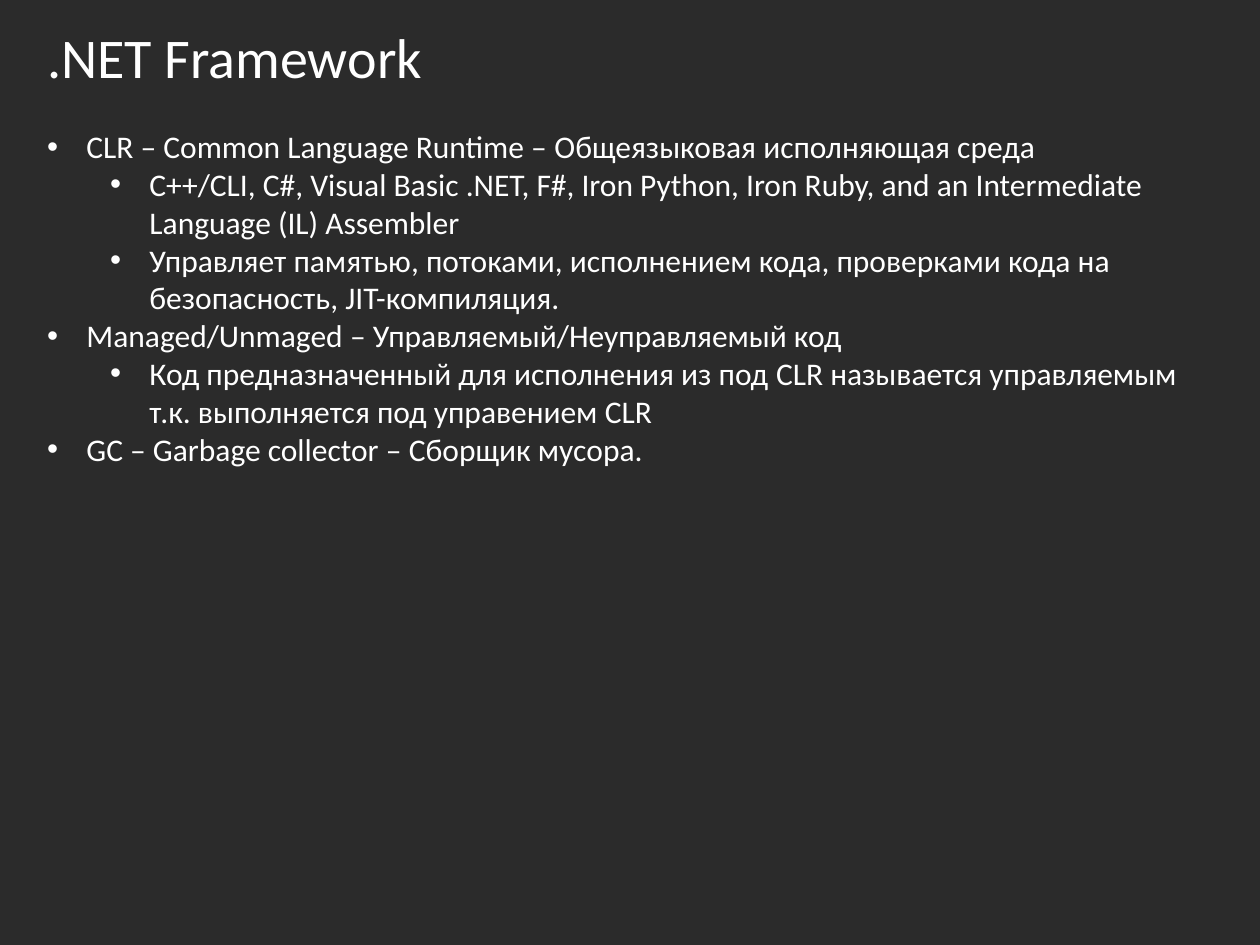
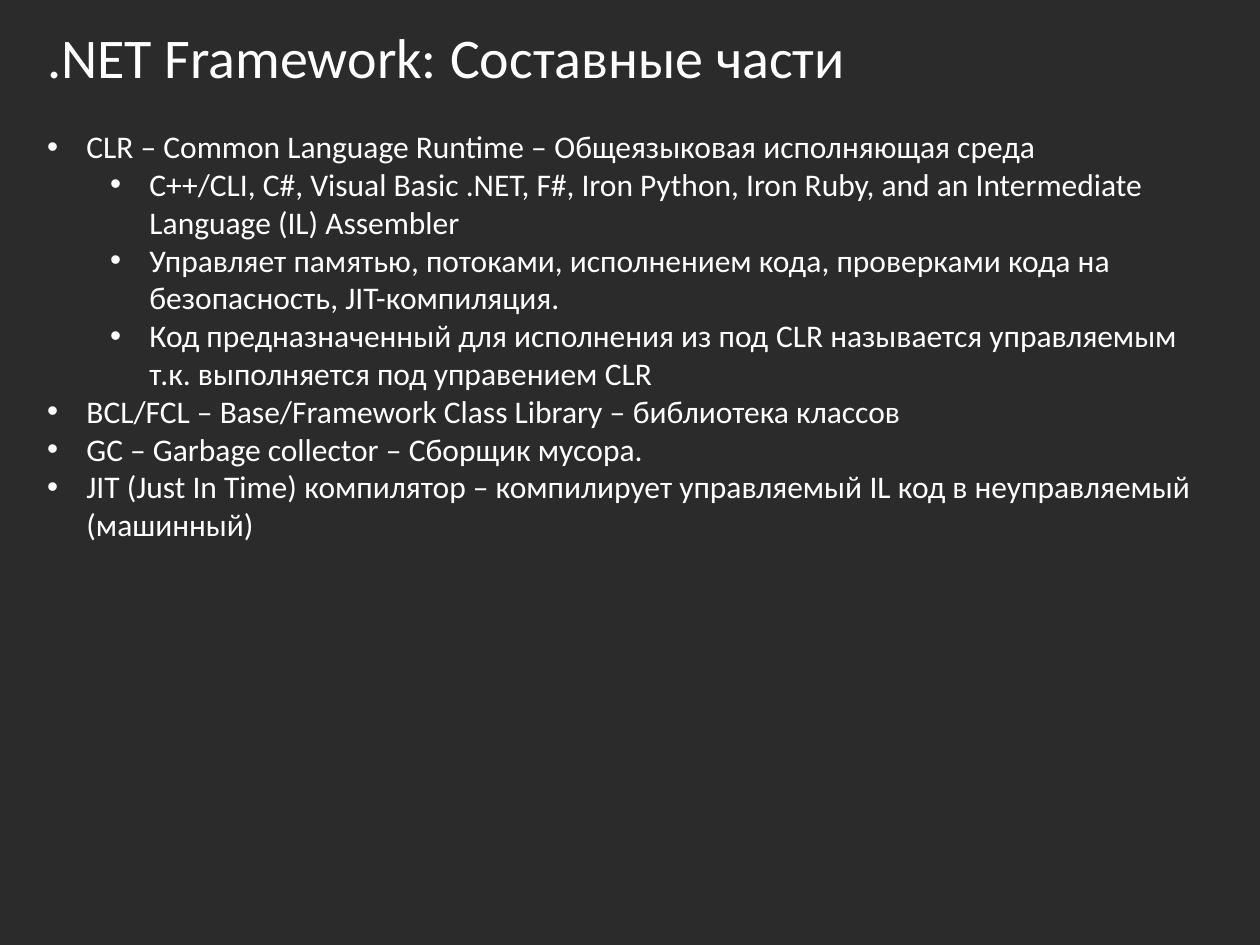
Before and after one commit to bazile/Training, a slide deck: slide 8 of Presentation/lesson-01.pptx (slide 9 before the commit). Drawn at 1260x945 pixels with LibreOffice and Linux fonts; fonts in the diff are those of the drawing; background and template pictures are left out; a plain dark background stands for a picture behind light text. Boxes give left, top, right and bottom in pixels: in the first picture for what was removed or moved away, otherwise in the second. Text is boxed around its words. In the diff, an @@ line names an element or a change of style, - is before the commit and + after.

```diff
--- a/Presentation/lesson-01.pptx
+++ b/Presentation/lesson-01.pptx
@@ text at [47,39,845,79]: text changed @@
-.NET Framework
+.NET Framework: Составные части
@@ text at [86,325,841,353]: paragraph removed @@
-• Managed/Unmaged – Управляемый/Неуправляемый код
@@ text at [86,401,900,428]: paragraph added @@
+• BCL/FCL – Base/Framework Class Library – библиотека классов
@@ text at [86,475,1190,540]: paragraph added @@
+• JIT (Just In Time) компилятор – компилирует управляемый IL код в неуправляемый (машинный)
```
Also in this commit, not shown: 4 other slides changed, 1 slide added, 3 slides removed, 4 other files.
